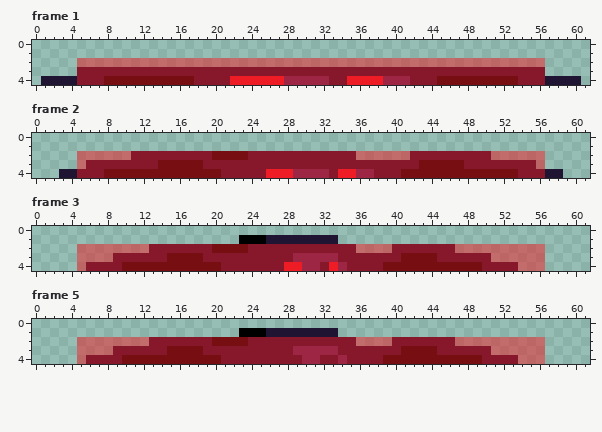
A pixel-art file gets an edit: aseprite/bat_death.aseprite. The picture above is the old version.
62x5 pixels, 5 frames. Shown: frame 1, frame 2, frame 3, frame 5. The commit also changed other frames, which this record leaves out.
The same view after the edit:
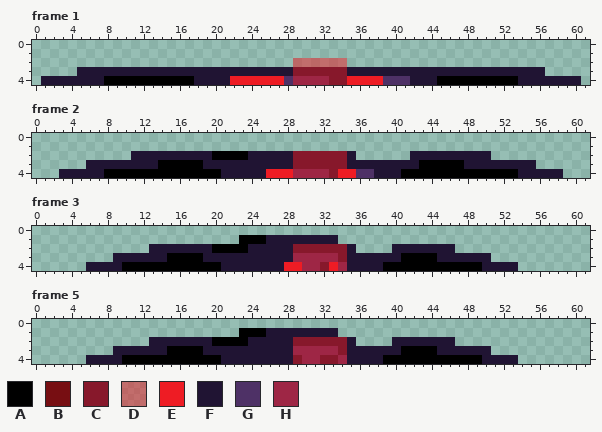
Palette (. is transparent): A #000000  B #770e12  C #87182b  D #ee1c2480  E #ee1c24  F #201433  G #4e3166  H #9e2645
Difference:
Changed rows in their new state; - is an unchanged pixel.
Frame 1, layer "mask_rigid":
first column x 5:
2 ........................------......................
3 FFFFFFFFFFFFFFFFFFFFFFFF------FFFFFFFFFFFFFFFFFFFFFF
4 FFFAAAAAAAAAAFFFF------G----------GGGFFFAAAAAAAAAFFF
Frame 2, layer "mask_rigid":
first column x 5:
2 ......FFFFFFFFFAAAAFFFFF------F......FFFFFFFFF......
3 .FFFFFFFFAAAAAFFFFFFFFFF------FFFFFFFFAAAAAFFFFFFFF.
4 FFFAAAAAAAAAAAAAFFFFF----------GGFFFAAAAAAAAAAAAAFFF
Frame 3, layer "mask_rigid":
first column x 5:
2 ........FFFFFFFAAAAFFFFF------F....FFFFFFF..........
3 ....FFFFFFAAAAFFFFFFFFFF------FFFFFFAAAAFFFFFF......
4 .FFFFAAAAAAAAAAAFFFFFFF-------FFFFAAAAAAAAAAAFFFF...
Frame 5, layer "mask_rigid":
first column x 5:
2 ........FFFFFFFAAAAFFFFF------F....FFFFFFF..........
3 ....FFFFFFAAAAFFFFFFFFFF------FFFFFFAAAAFFFFFF......
4 .FFFFAAAAAAAAAAAFFFFFFFF------FFFFAAAAAAAAAAAFFFF...
